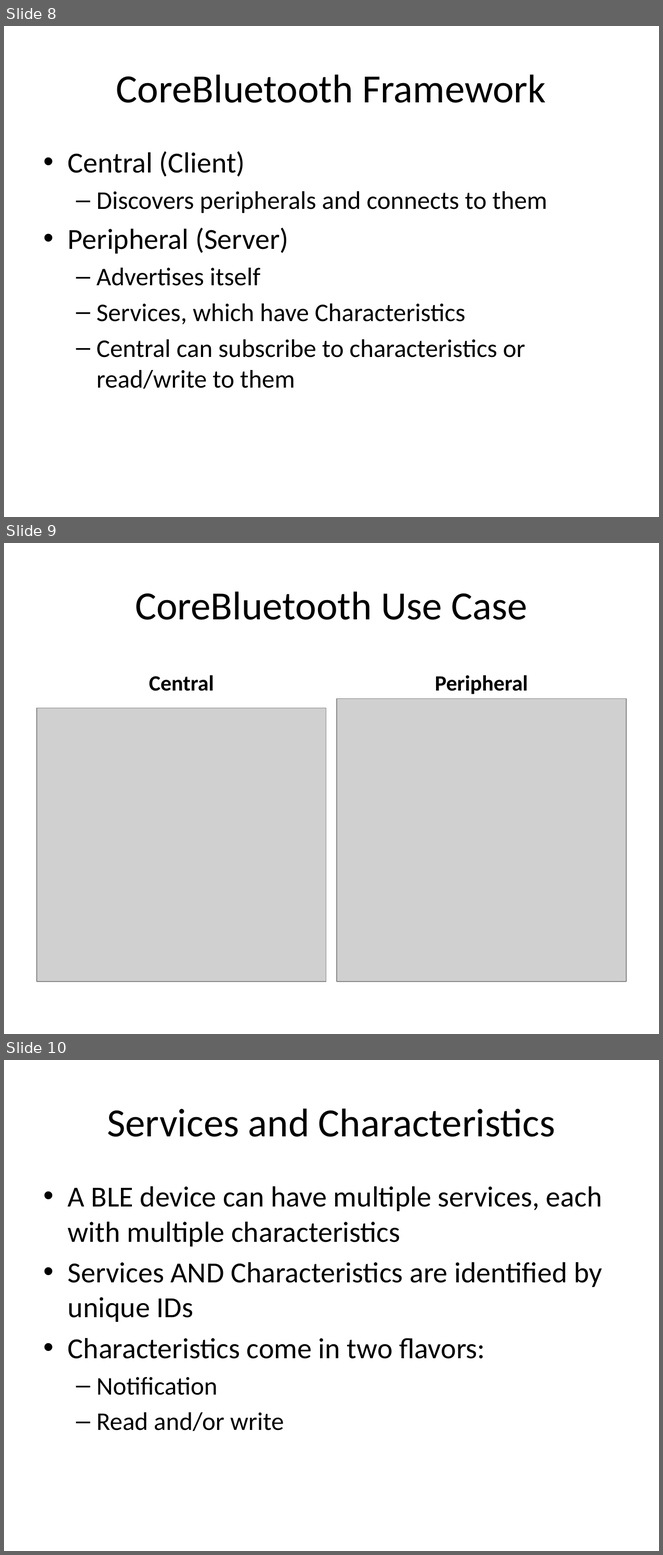
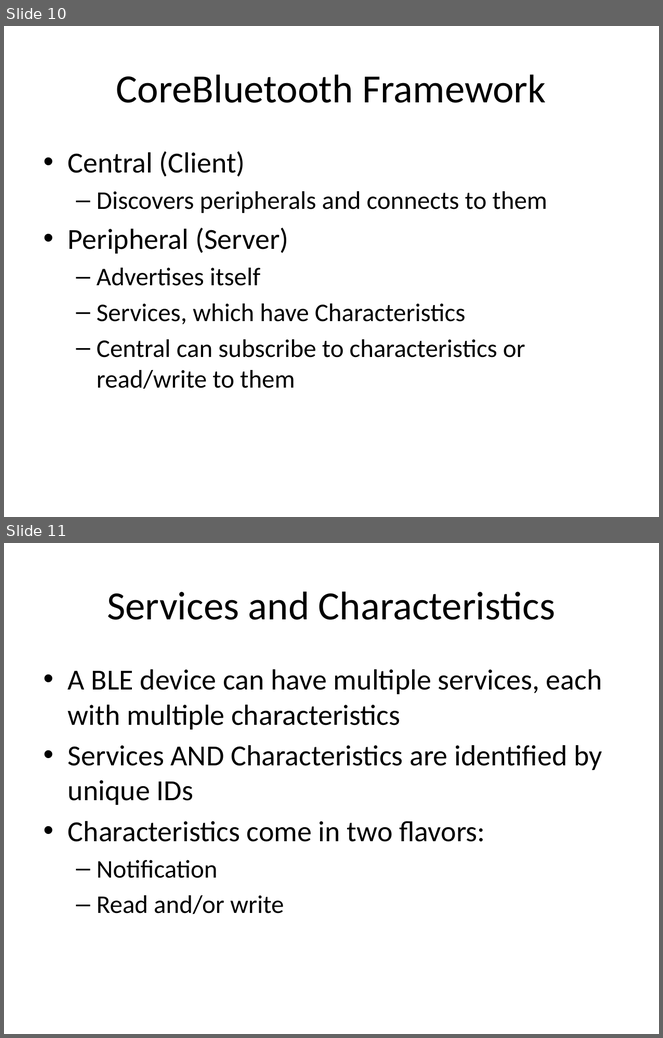
Before and after one commit to a34729t/SimpleCentral, a slide deck: Lecture.pptx. Shown one above the other, each under a label of ours: slides 8, 9 and 10 before the commit, slides 10 and 11 after it. The pictures are 663x1555 and 663x1038 pixels, drawn with LibreOffice and Linux fonts; fonts in the diff are those of the drawing; grey boxes stand for pictures. Boxes give left, top, right and bottom in pixels: in the first picture for what was removed or moved away, otherwise in the second. Text is boxed around its words. In the diff, an @@ line names an element or a change of style, - is before the commit and + after.

```diff
--- a/Lecture.pptx
+++ b/Lecture.pptx
@@ slide 9 removed at [4, 543, 659, 1034], background #FFFFFF @@
@@ title removed at [135, 591, 527, 620] @@
-CoreBluetooth Use Case
@@ text removed at [149, 675, 214, 691] @@
-Central
@@ text removed at [435, 675, 528, 694] @@
-Peripheral
@@ picture removed at [37, 708, 326, 982] @@
@@ picture removed at [337, 699, 626, 982] @@
@@ what was slide 8 is now slide 10 @@
@@ what was slide 10 is now slide 11 @@
```
Also in this commit, not shown: 5 slides changed, 3 slides added.
